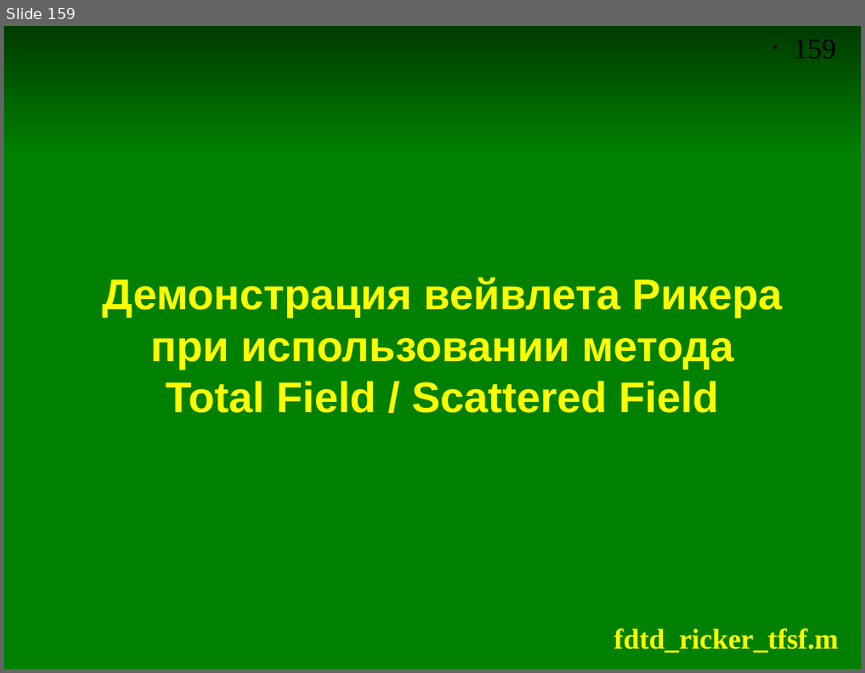
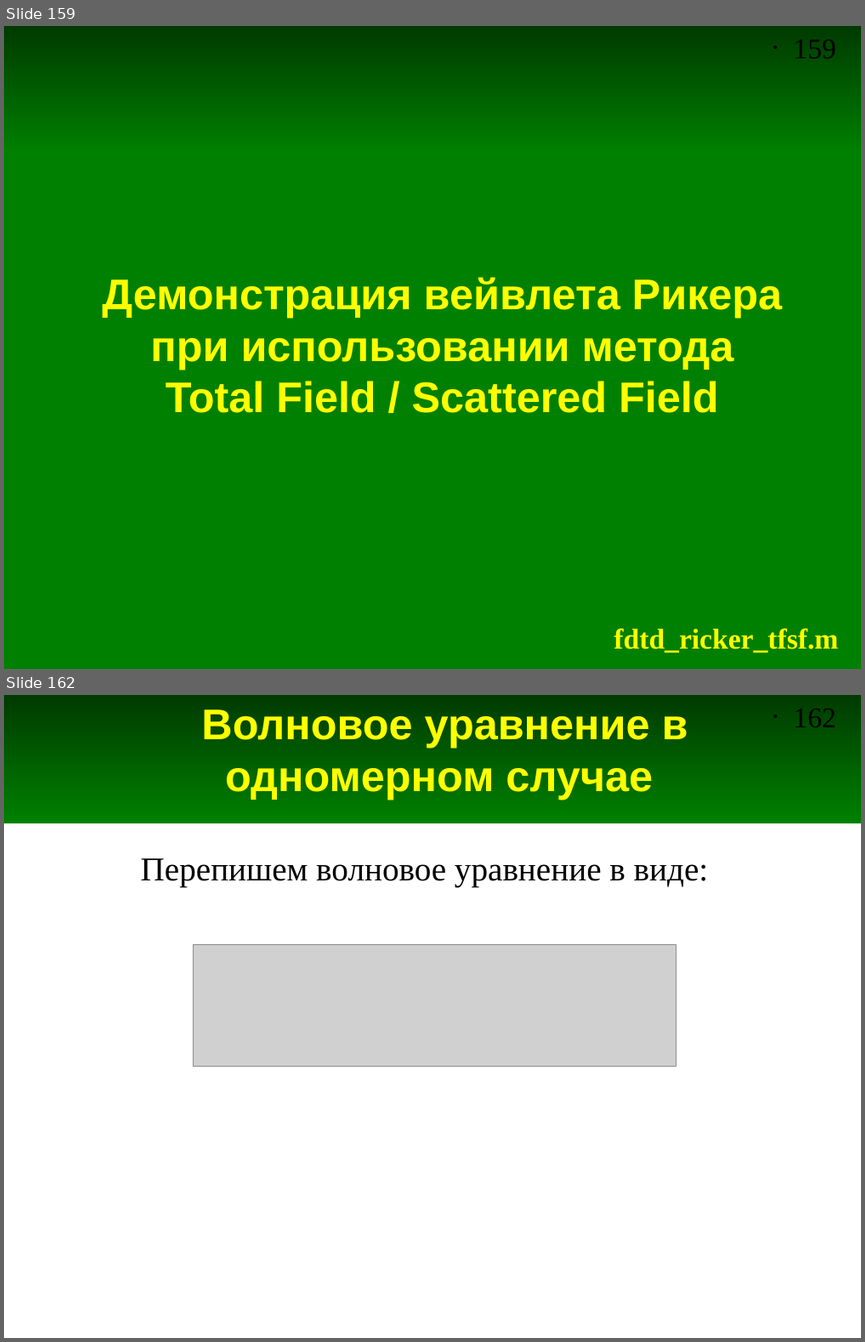
Before and after one commit to andris0147sv/modelling, a slide deck: presentations/2. FDTD.odp. Shown one above the other, each under a label of ours: slide 159 before the commit, slides 159 and 162 after it; the slides between them are not shown. The pictures are 865x673 and 865x1342 pixels, drawn with LibreOffice and Linux fonts; fonts in the diff are those of the drawing; grey boxes stand for pictures. Boxes give left, top, right and bottom in pixels: in the first picture for what was removed or moved away, otherwise in the second. Text is boxed around its words. In the diff, an @@ line names an element or a change of style, - is before the commit and + after.

```diff
--- a/presentations/2. FDTD.odp
+++ b/presentations/2. FDTD.odp
@@ slide 162 added at [4, 695, 861, 1338], background #FFFFFF; not listed: 2 template elements that a slide beside it also shows @@
@@ title added at [201, 709, 688, 800], 36 pt, text #FFFF00, bold @@
+Волновое уравнение в одномерном случае
@@ text added at [141, 858, 709, 887], 28 pt, text #000000 @@
+Перепишем волновое уравнение в виде:
@@ picture added at [193, 944, 675, 1066] @@
```
Also in this commit, not shown: 1 slide changed, 11 other slides added.
